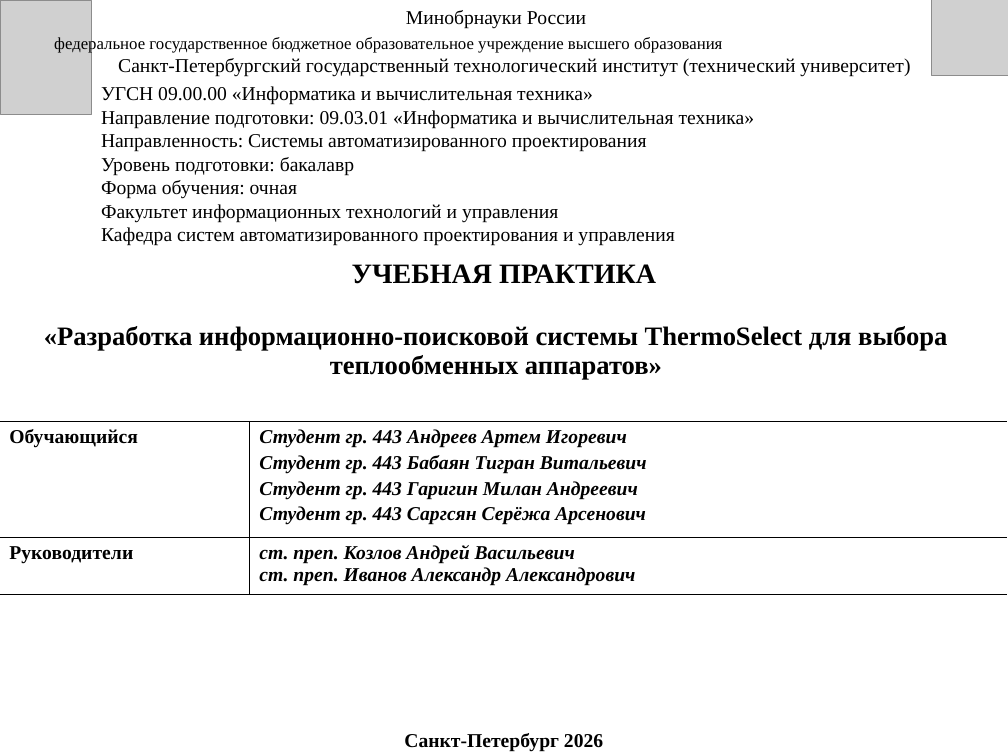
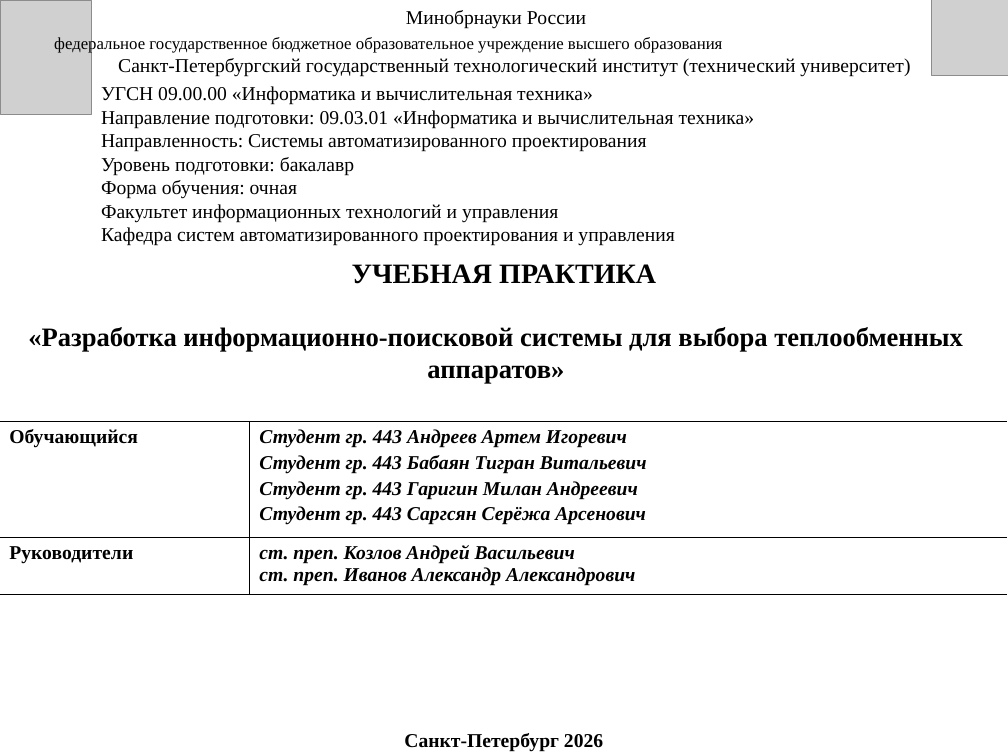
Before and after one commit to Bruh9797/Practice, a slide deck: slide 1 of Презентация_к_защите_ThermoSelect.pptx. Drawn at 1008x756 pixels with LibreOffice and Linux fonts; fonts in the diff are those of the drawing; grey boxes stand for pictures. Boxes give left, top, right and bottom in pixels: in the first picture for what was removed or moved away, otherwise in the second. Text is boxed around its words. In the diff, an @@ line names an element or a change of style, - is before the commit and + after.

```diff
--- a/Презентация_к_защите_ThermoSelect.pptx
+++ b/Презентация_к_защите_ThermoSelect.pptx
@@ text at (28,327,963,383): text changed @@
-«Разработка информационно-поисковой системы ThermoSelect для выбора теплообменных аппаратов»
+«Разработка информационно-поисковой системы для выбора теплообменных аппаратов»
```
Also in this commit, not shown: 16 other slides changed.
